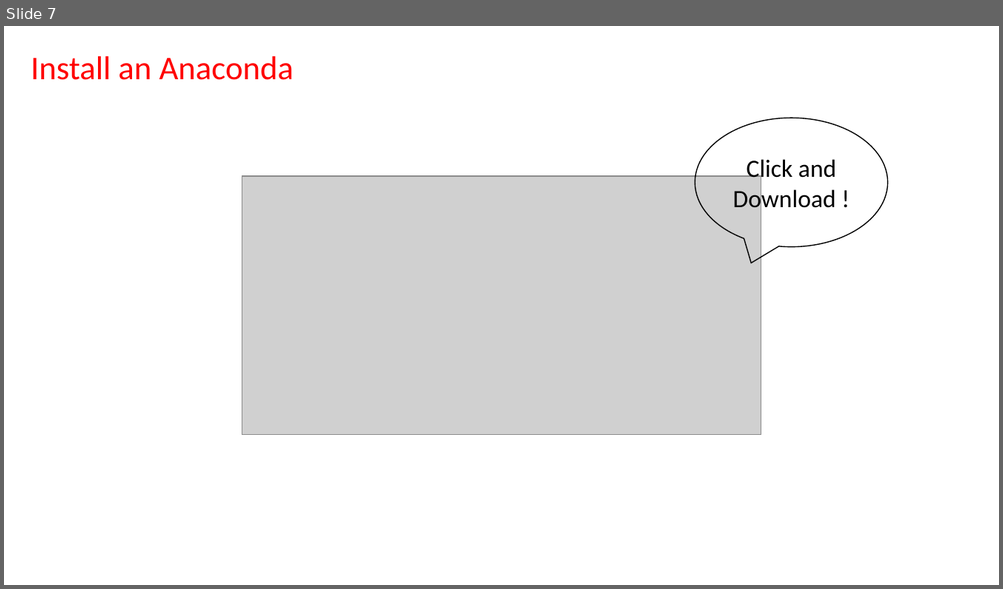
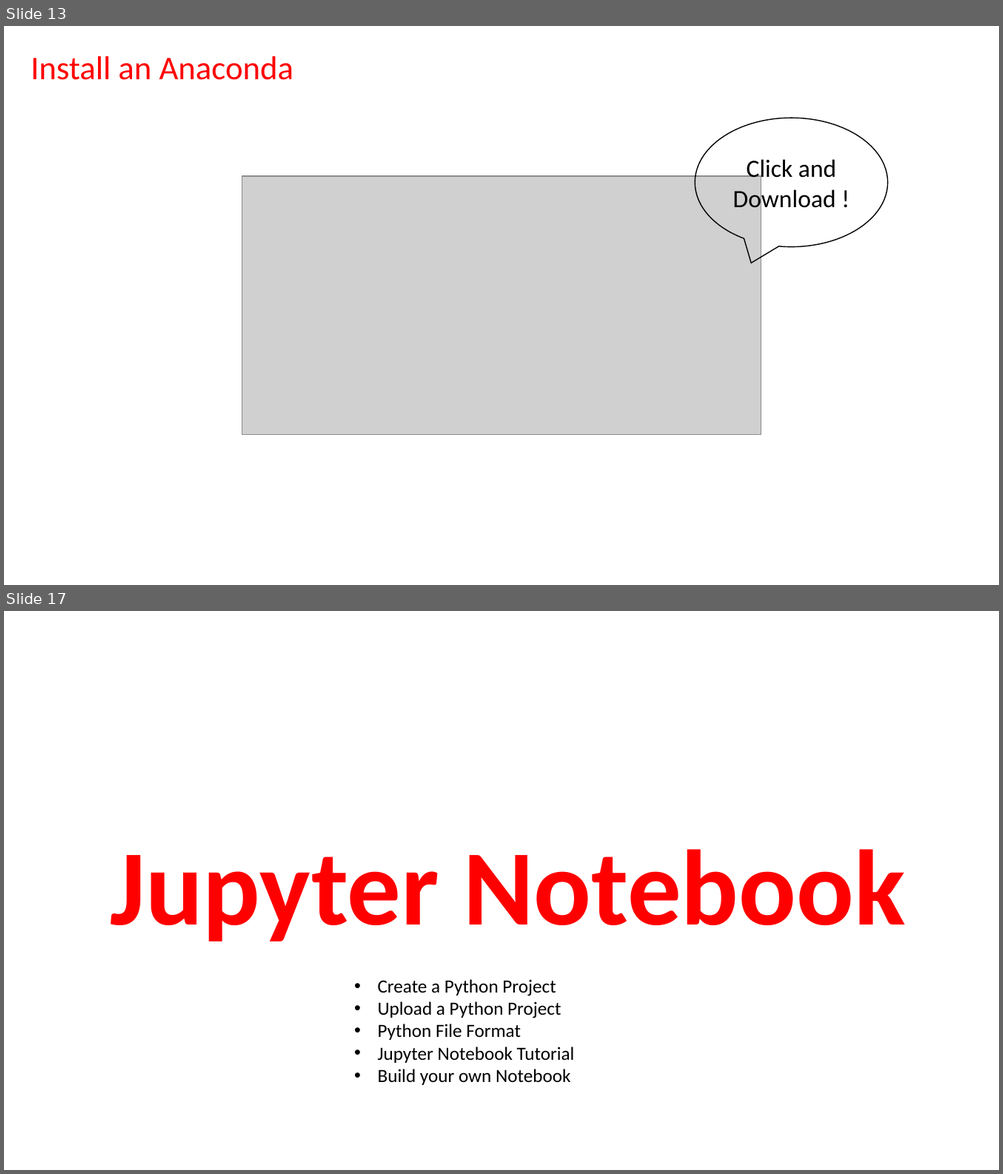
Before and after one commit to SCU-LAWTECH/110-1_LawTech, a slide deck: 20211013-Lesson-1/20211013_LawTech_Course_Overview.pptx. Shown one above the other, each under a label of ours: slide 7 before the commit, slides 13 and 17 after it; the slides between them are not shown. The pictures are 1003x589 and 1003x1174 pixels, drawn with LibreOffice and Linux fonts; fonts in the diff are those of the drawing; grey boxes stand for pictures. Boxes give left, top, right and bottom in pixels: in the first picture for what was removed or moved away, otherwise in the second. Text is boxed around its words. In the diff, an @@ line names an element or a change of style, - is before the commit and + after.

```diff
--- a/20211013-Lesson-1/20211013_LawTech_Course_Overview.pptx
+++ b/20211013-Lesson-1/20211013_LawTech_Course_Overview.pptx
@@ slide 17 added at (x1=4, y1=611, x2=999, y2=1170), background #FFFFFF @@
@@ title added at (x1=110, y1=849, x2=905, y2=942), 103.5 pt, text #FF0000, bold @@
+Jupyter Notebook
@@ text added at (x1=378, y1=980, x2=575, y2=1085), 18 pt, text #000000 @@
+• Create a Python Project
+• Upload a Python Project
+• Python File Format
+• Jupyter Notebook Tutorial
+• Build your own Notebook
@@ what was slide 7 is now slide 13 @@
```
Also in this commit, not shown: 3 slides changed, 34 other slides added, 1 slide removed.
